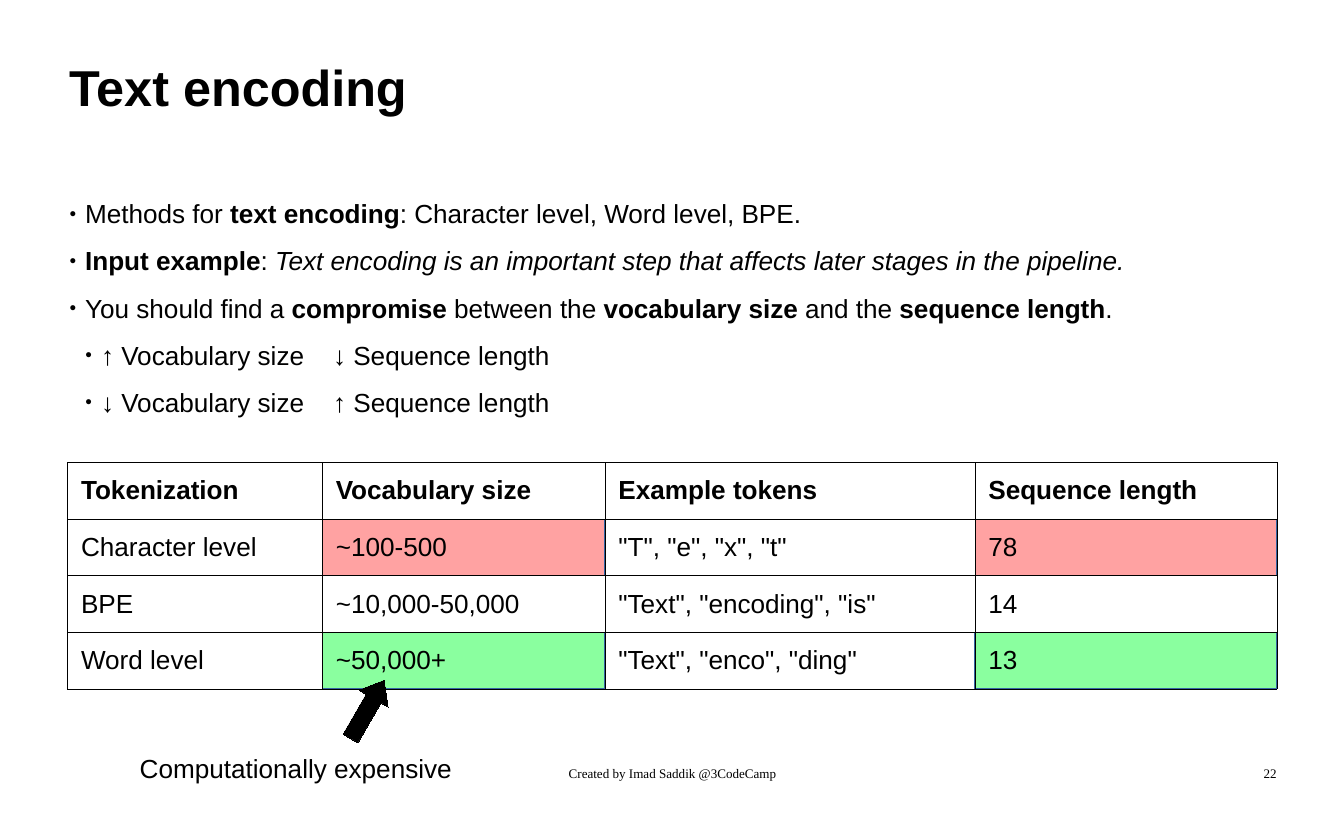
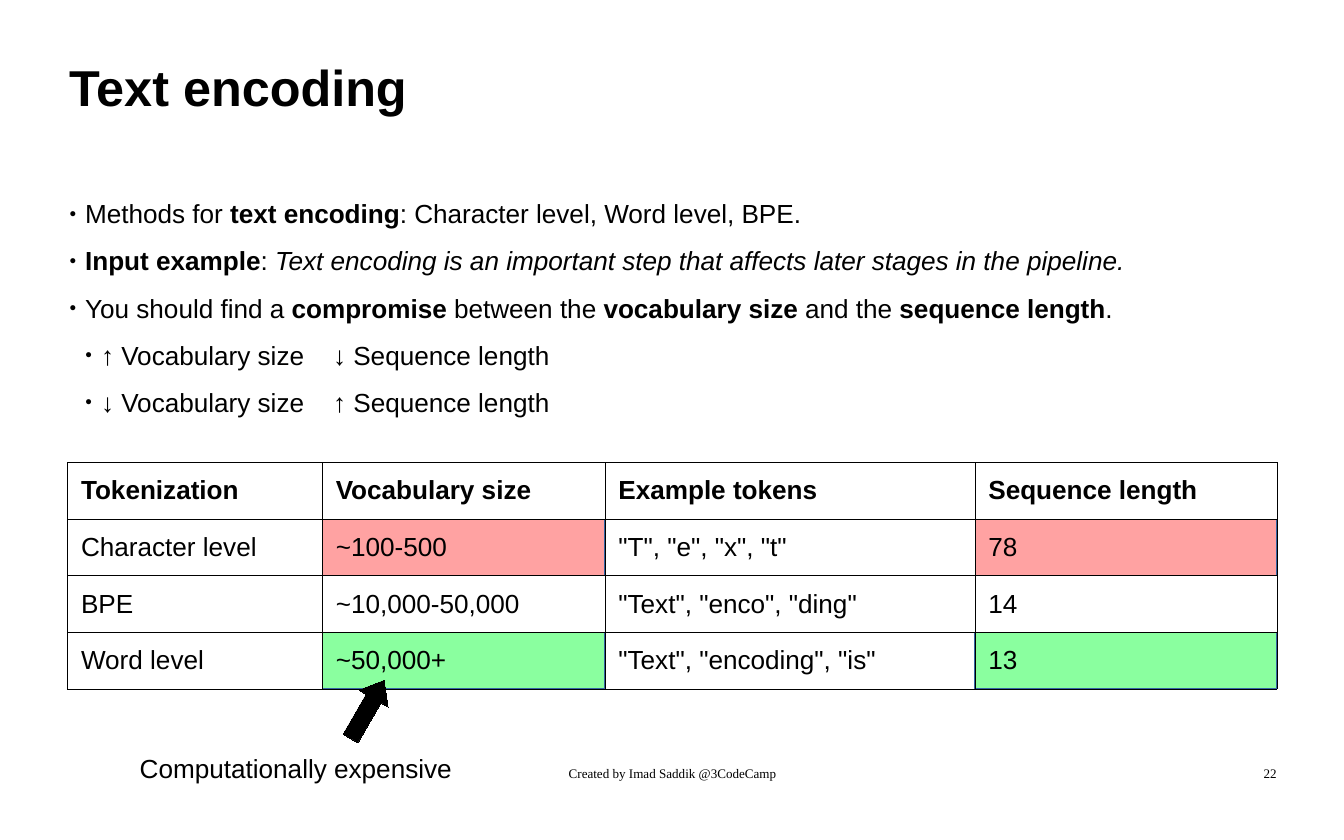
Before and after one commit to thEOneA/Personal_LLM_via_SFT_RLHF, a slide deck: slide 22 of Slides.odp. Drawn at 1344x840 pixels with LibreOffice and Linux fonts; fonts in the diff are those of the drawing. Boxes give left, top, right and bottom in pixels: in the first picture for what was removed or moved away, otherwise in the second. Text is boxed around its words. In the diff, an @@ line names an element or a change of style, - is before the commit and + after.

Commit message:
Updated the slides

```diff
--- a/Slides.odp
+++ b/Slides.odp
@@ table at (68,462,1277,688) @@
@@ row 3, column 3: ""Text", "encoding", "is"" to ""Text", "enco", "ding"" @@
@@ row 4, column 3: ""Text", "enco", "ding"" to ""Text", "encoding", "is"" @@
```
Also in this commit, not shown: 1 slide added.
